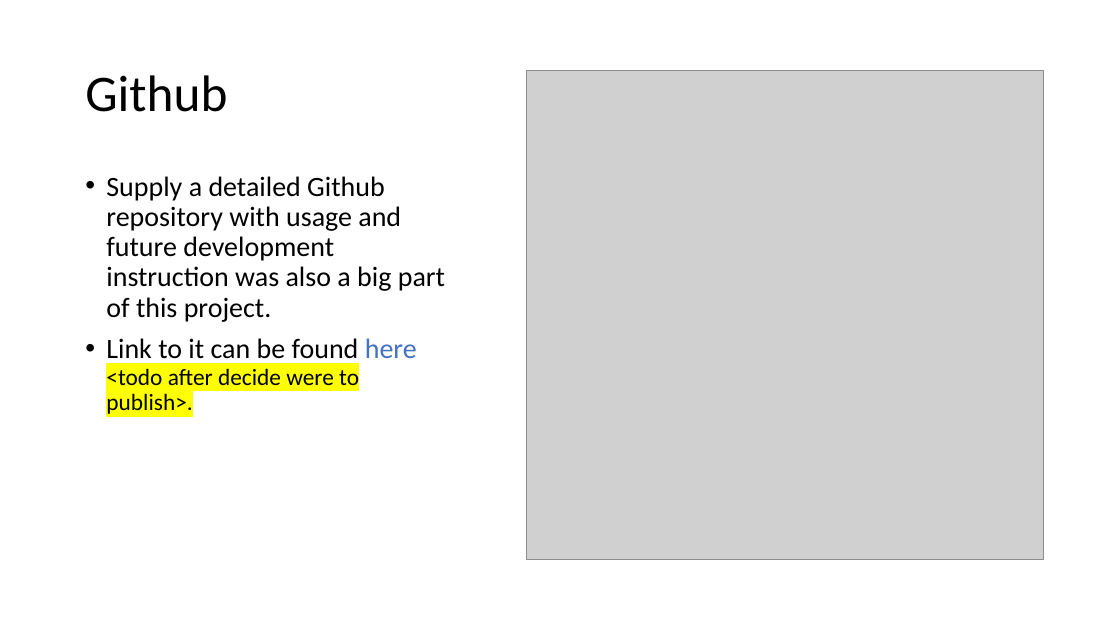
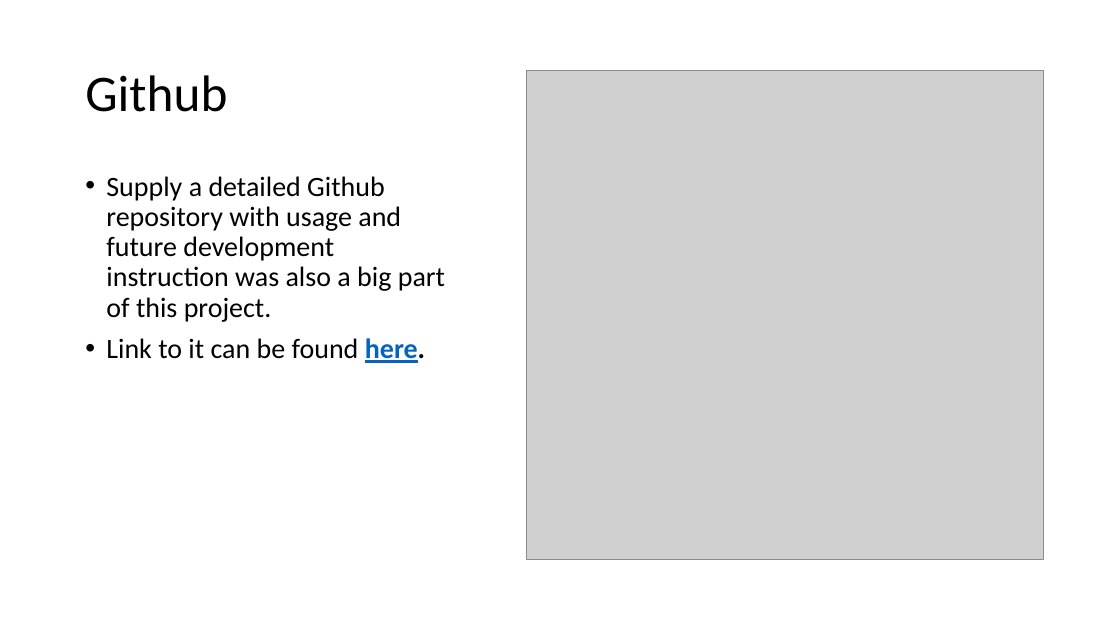
Before and after one commit to shiratau/research_workshop, a slide deck: slide 47 of presentation.pptx. Drawn at 1120x630 pixels with LibreOffice and Linux fonts; fonts in the diff are those of the drawing; grey boxes stand for pictures. Boxes give left, top, right and bottom in pixels: in the first picture for what was removed or moved away, otherwise in the second. Text is boxed around its words. In the diff, an @@ line names an element or a change of style, - is before the commit and + after.

```diff
--- a/presentation.pptx
+++ b/presentation.pptx
@@ text at box(106, 338, 425, 363): text changed; size 20 to 24 pt @@
-• Link to it can be found here <todo after decide were to publish>.
+• Link to it can be found here.
```
